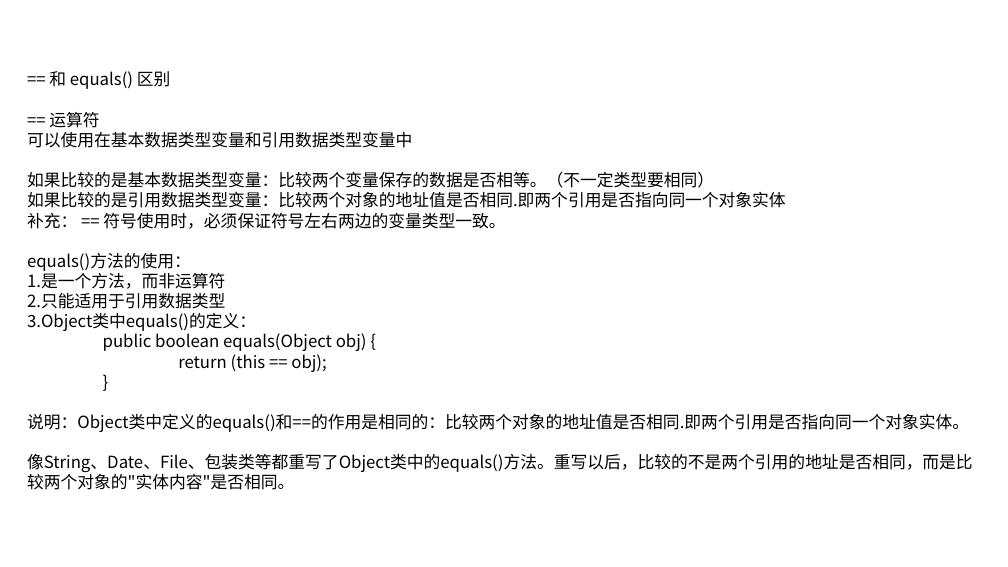
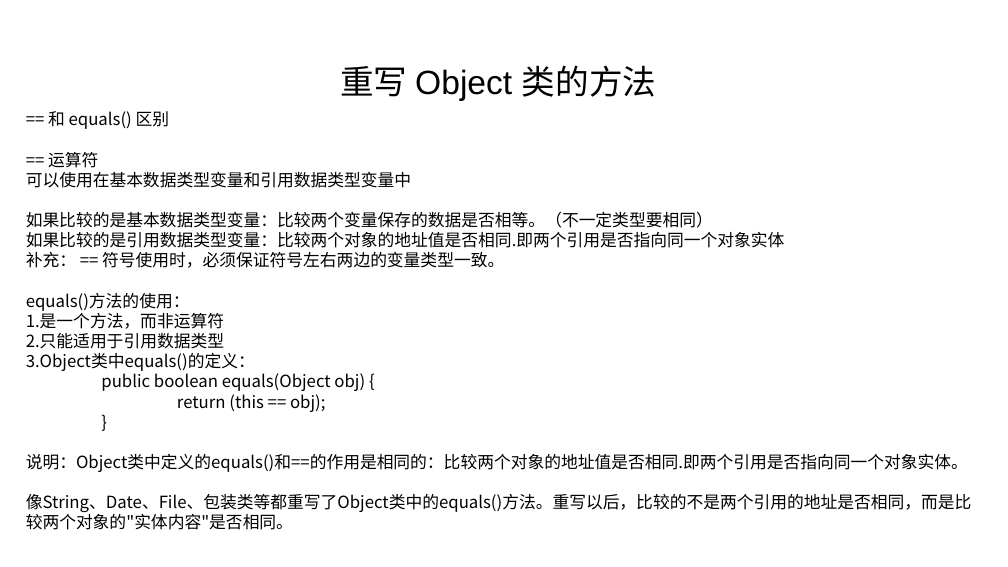
Before and after one commit to linkknown/PPT, a slide deck: slide 22 of 基础PPT/第2章：Java面向对象.pptx (slide 12 before the commit). Drawn at 1008x567 pixels with LibreOffice and Linux fonts; fonts in the diff are those of the drawing; background and template pictures are left out. Boxes give left, top, right and bottom in pixels: in the first picture for what was removed or moved away, otherwise in the second. Text is boxed around its words. In the diff, an @@ line names an element or a change of style, - is before the commit and + after.

```diff
--- a/基础PPT/第2章：Java面向对象.pptx
+++ b/基础PPT/第2章：Java面向对象.pptx
@@ text added at [340, 65, 657, 101], 32 pt, text #000000 @@
+重写 Object 类的方法
@@ text "== 和 equals() 区别": place and size @@
-text "== 和 equals() 区别" at [27, 71, 973, 490]
+text "== 和 equals() 区别" at [26, 111, 972, 530]
```
Also in this commit, not shown: 17 other slides changed, 6 slides added, 1 slide removed, 1 other file.
